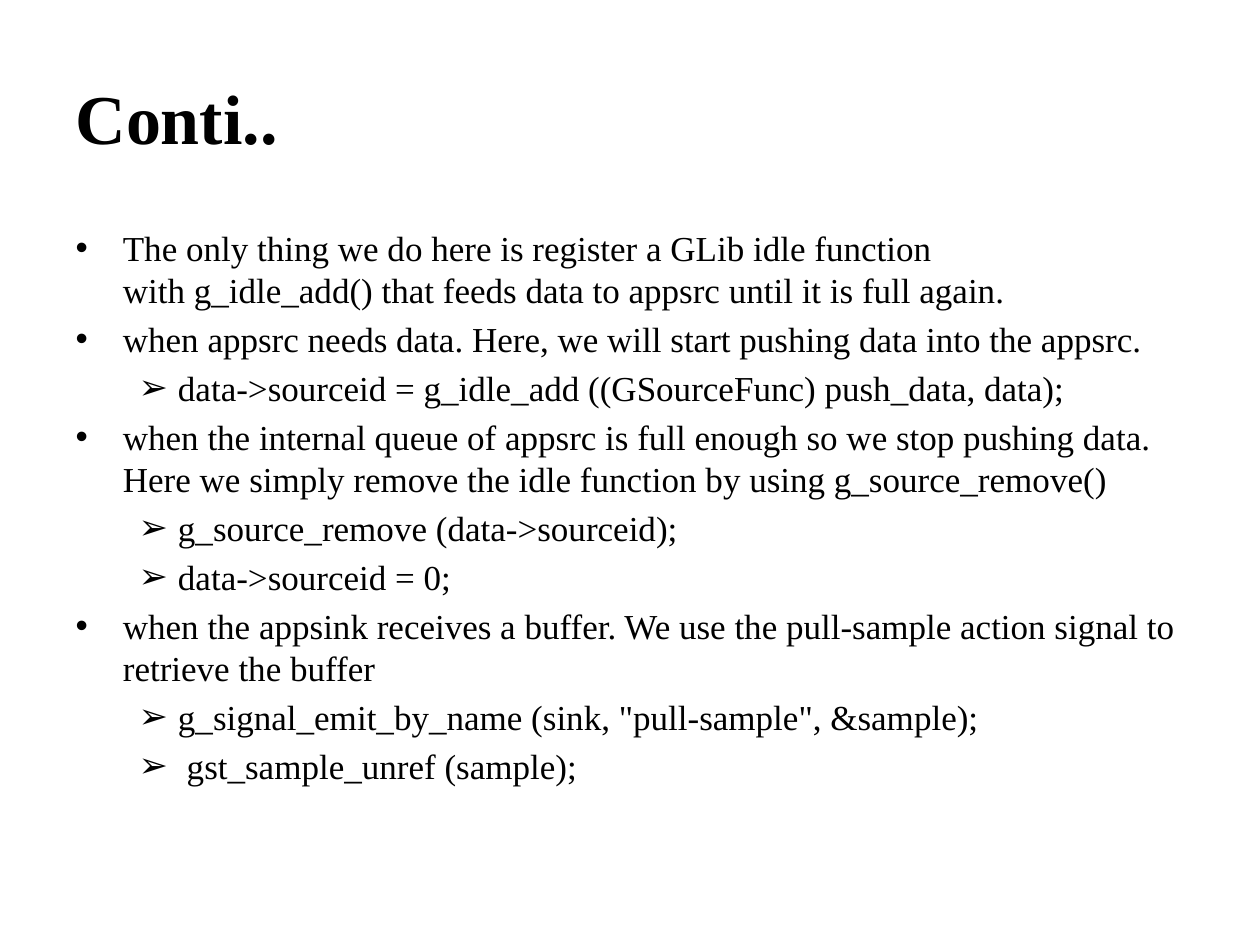
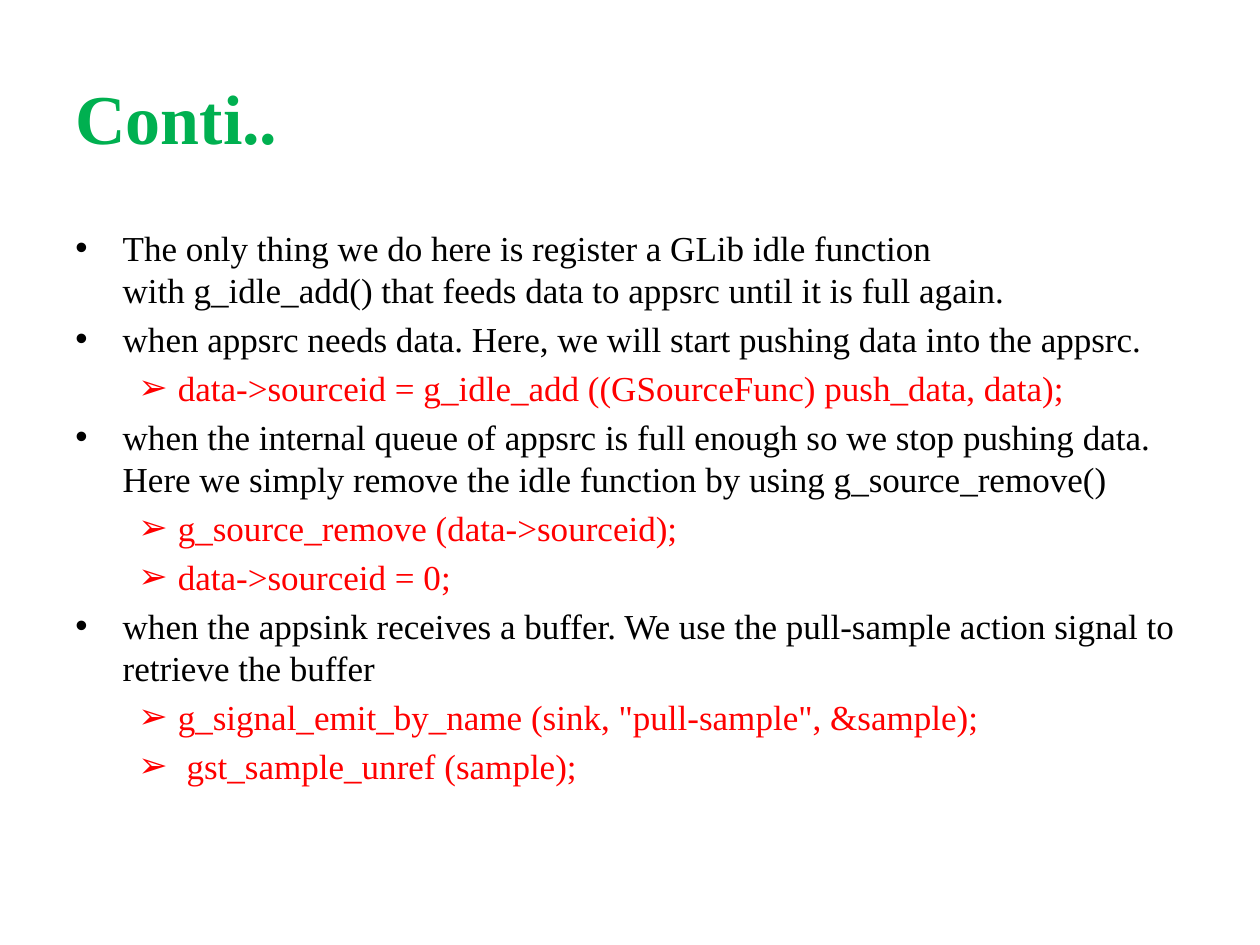
Before and after one commit to shashikala-katthi/TSHtraining, a slide deck: slide 20 of Video/Docs/Gstreamer.pptx (slide 13 before the commit). Drawn at 1260x945 pixels with LibreOffice and Linux fonts; fonts in the diff are those of the drawing. Boxes give left, top, right and bottom in pixels: in the first picture for what was removed or moved away, otherwise in the second. Text is boxed around its words. In the diff, an @@ line names an element or a change of style, - is before the commit and + after.

```diff
--- a/Video/Docs/Gstreamer.pptx
+++ b/Video/Docs/Gstreamer.pptx
@@ text "Conti.." at (75,95,277,145): text colour #000000 to #00B050 @@
@@ text "The only thing we do ..." at (123,236,1174,787): text colour #000000 to #FF0000 in "data->sourceid = g_idle_add ((GSourceFunc) push_data, data);", "g_source_remove (data->sourceid);", "data->sourceid = 0;", "g_signal_emit_by_name (sink, "pull-sample", &sample);" and 1 more places; indent changed @@
```
Also in this commit, not shown: 19 other slides changed, 7 slides added.
